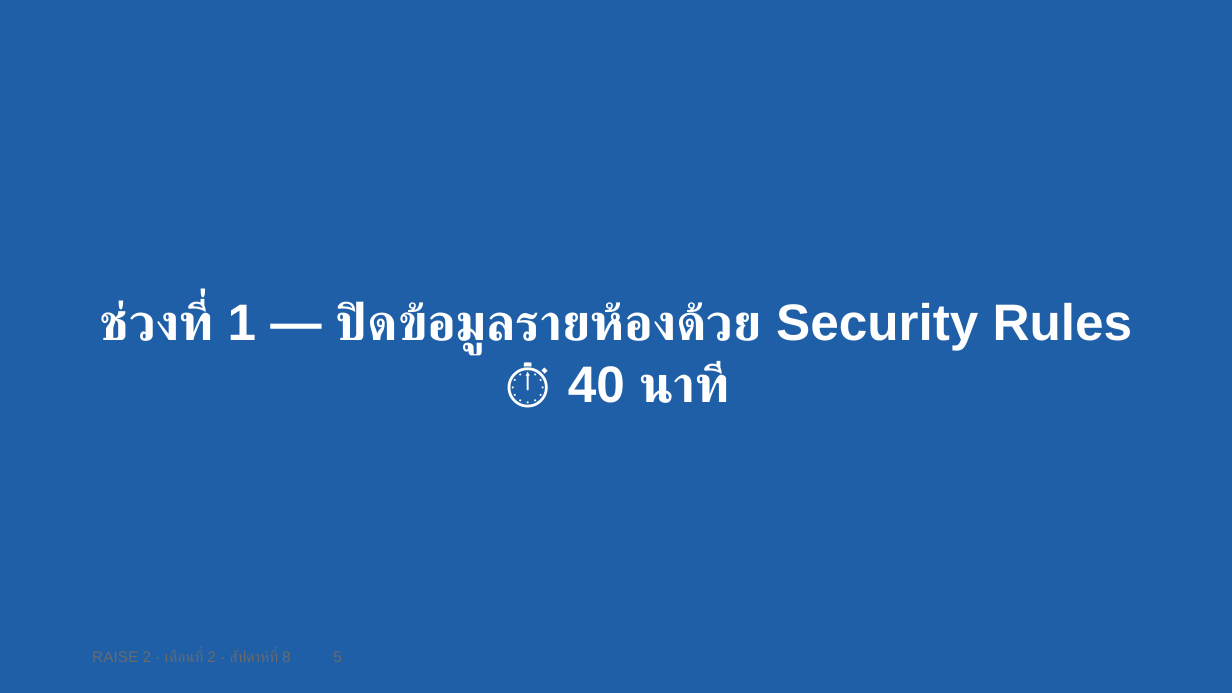
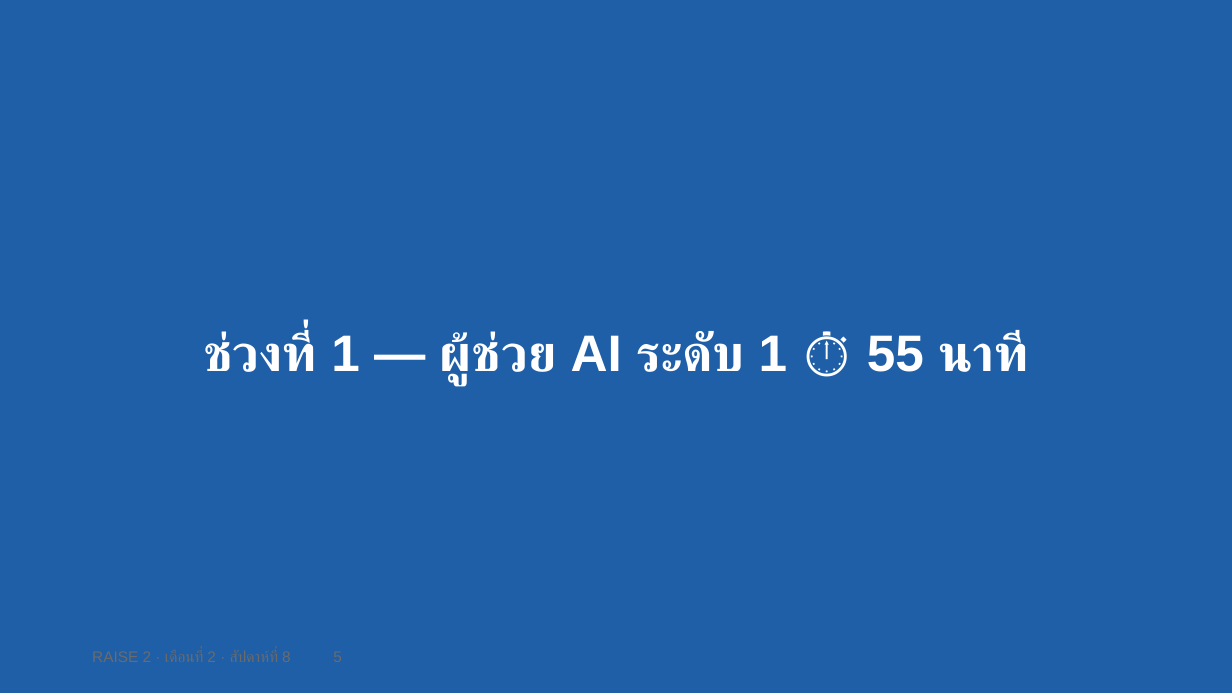
Before and after one commit to cnacha-mfu/raise2-module2, a slide deck: slide 5 of materials/week8/w8-slides.pptx. Drawn at 1232x693 pixels with LibreOffice and Linux fonts; fonts in the diff are those of the drawing. Boxes give left, top, right and bottom in pixels: in the first picture for what was removed or moved away, otherwise in the second. Text is boxed around its words. In the diff, an @@ line names an element or a change of style, - is before the commit and + after.

```diff
--- a/materials/week8/w8-slides.pptx
+++ b/materials/week8/w8-slides.pptx
@@ text at (203, 331, 1024, 385): text changed @@
-ช่วงที่ 1 — ปิดข้อมูลรายห้องด้วย Security Rules ⏱ 40 นาที
+ช่วงที่ 1 — ผู้ช่วย AI ระดับ 1 ⏱ 55 นาที
```
Also in this commit, not shown: 39 other slides changed, 30 slides removed, 10 other files.
